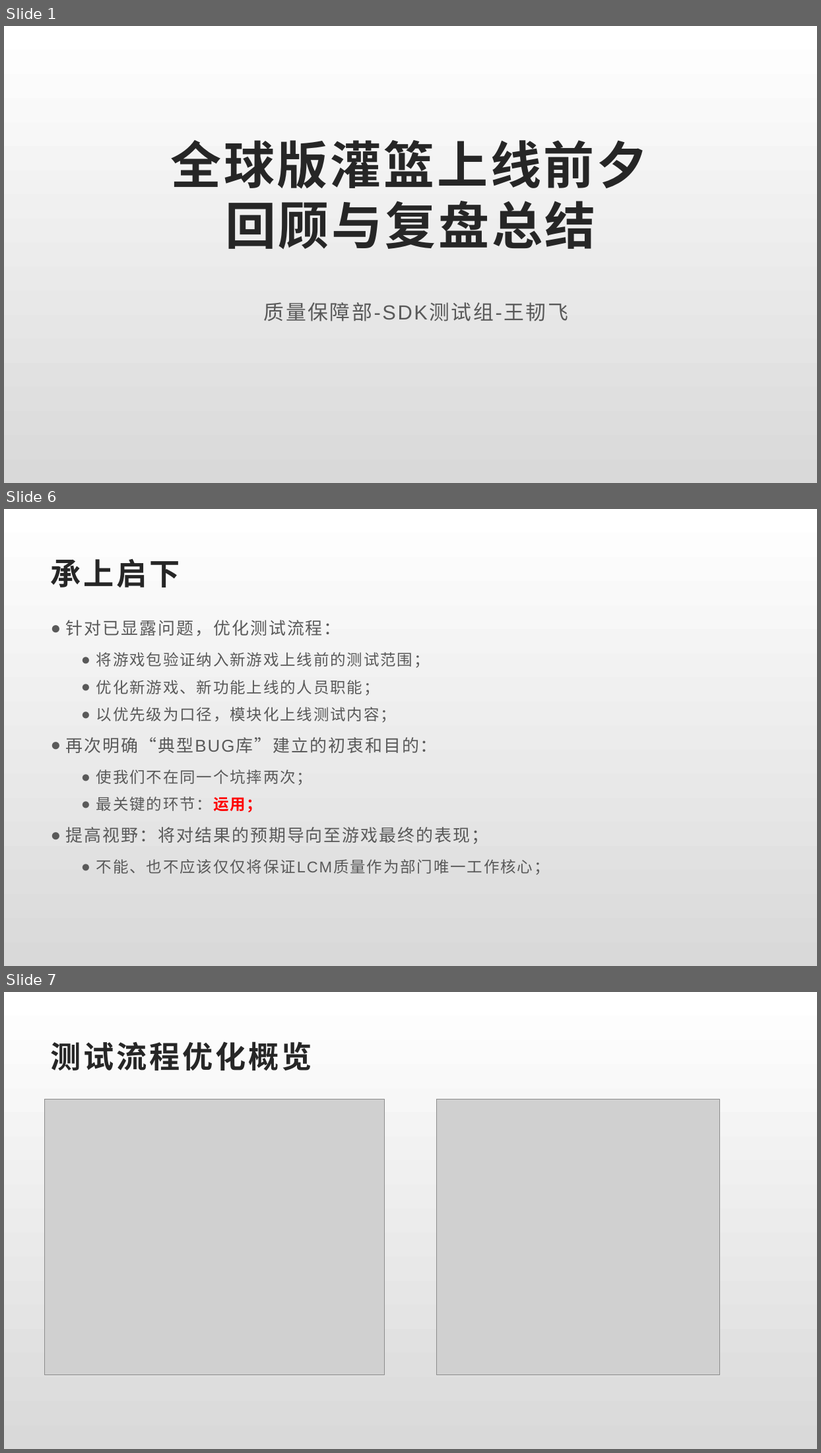
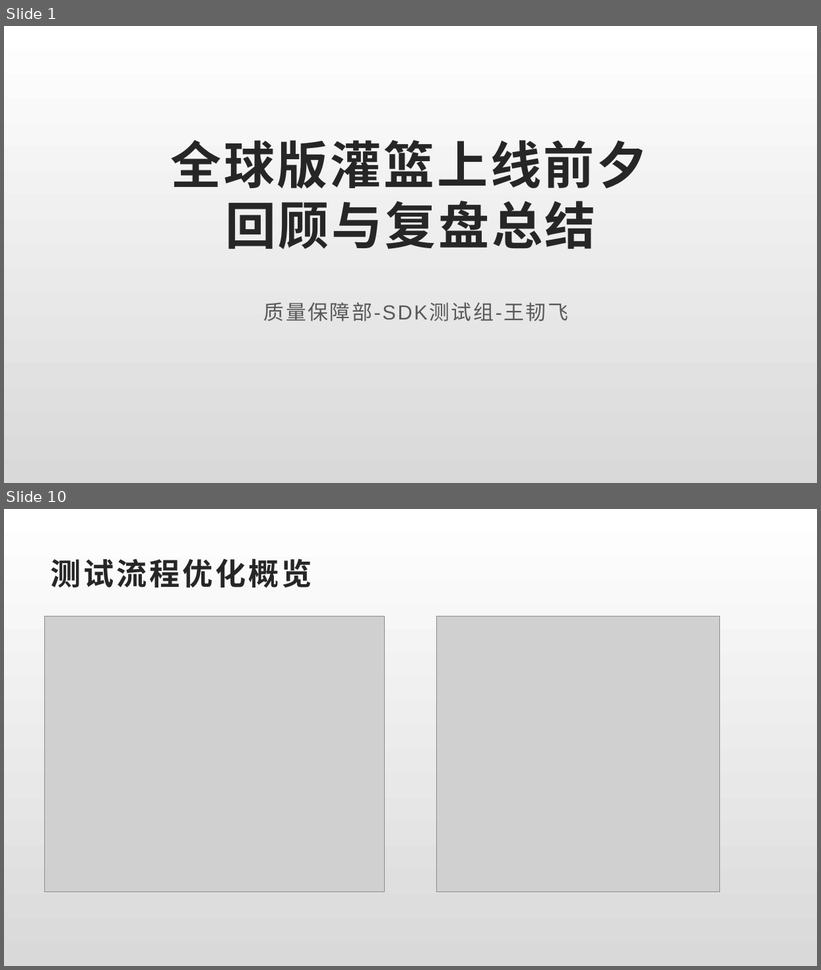
Before and after one commit to Rexixe1993/JavaScriptLesson, a slide deck: 全球版灌篮OBT复盘总结.pptx. Shown one above the other, each under a label of ours: slides 1, 6 and 7 before the commit, slides 1 and 10 after it; the slides between them are not shown. The pictures are 821x1453 and 821x970 pixels, drawn with LibreOffice and Linux fonts; fonts in the diff are those of the drawing; grey boxes stand for pictures. Boxes give left, top, right and bottom in pixels: in the first picture for what was removed or moved away, otherwise in the second. Text is boxed around its words. In the diff, an @@ line names an element or a change of style, - is before the commit and + after.

```diff
--- a/全球版灌篮OBT复盘总结.pptx
+++ b/全球版灌篮OBT复盘总结.pptx
@@ slide 6 removed at (x1=4, y1=509, x2=817, y2=966), background gradient #FFFFFF to #D9D9D9 @@
@@ title removed at (x1=51, y1=559, x2=180, y2=588) @@
-承上启下
@@ text removed at (x1=66, y1=620, x2=550, y2=875) @@
-● 针对已显露问题，优化测试流程：
-  ● 将游戏包验证纳入新游戏上线前的测试范围；
-  ● 优化新游戏、新功能上线的人员职能；
-  ● 以优先级为口径，模块化上线测试内容；
-● 再次明确“典型BUG库”建立的初衷和目的：
-  ● 使我们不在同一个坑摔两次；
-  ● 最关键的环节：运用；
-● 提高视野：将对结果的预期导向至游戏最终的表现；
-  ● 不能、也不应该仅仅将保证LCM质量作为部门唯一工作核心；
@@ what was slide 7 is now slide 10 @@
```
Also in this commit, not shown: 6 slides changed, 2 slides added, 5 other slides removed.
